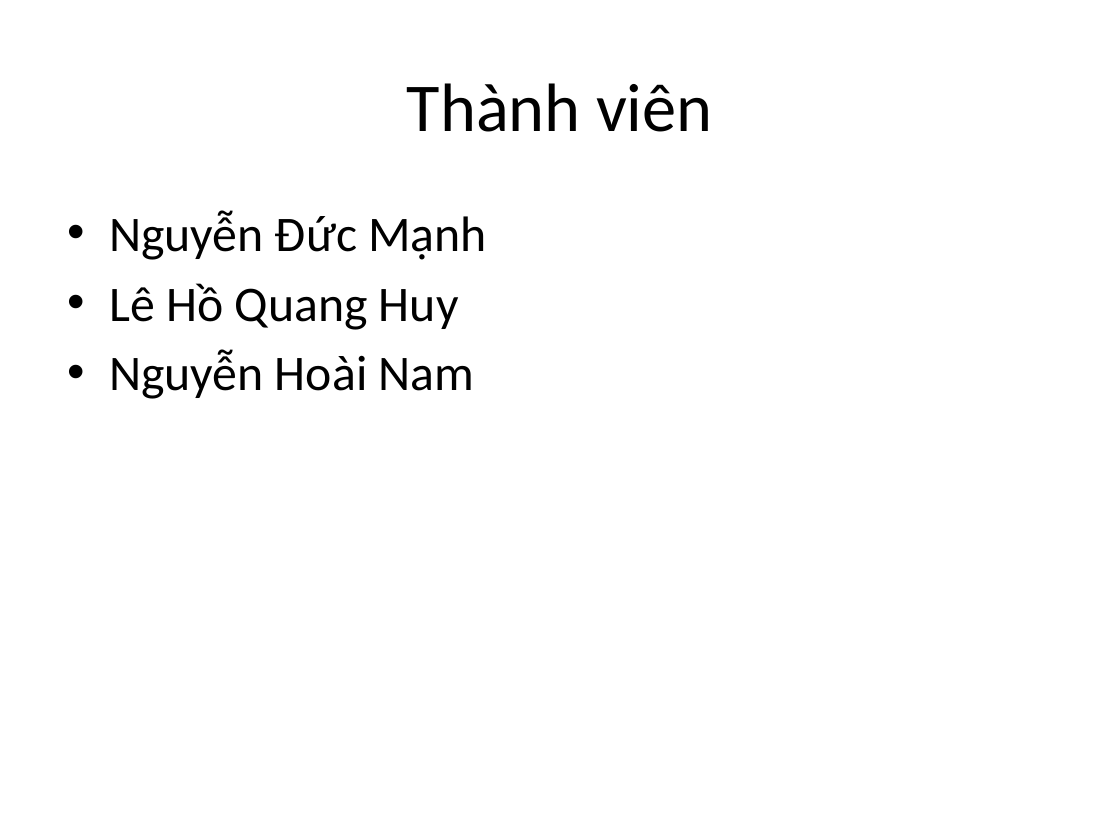
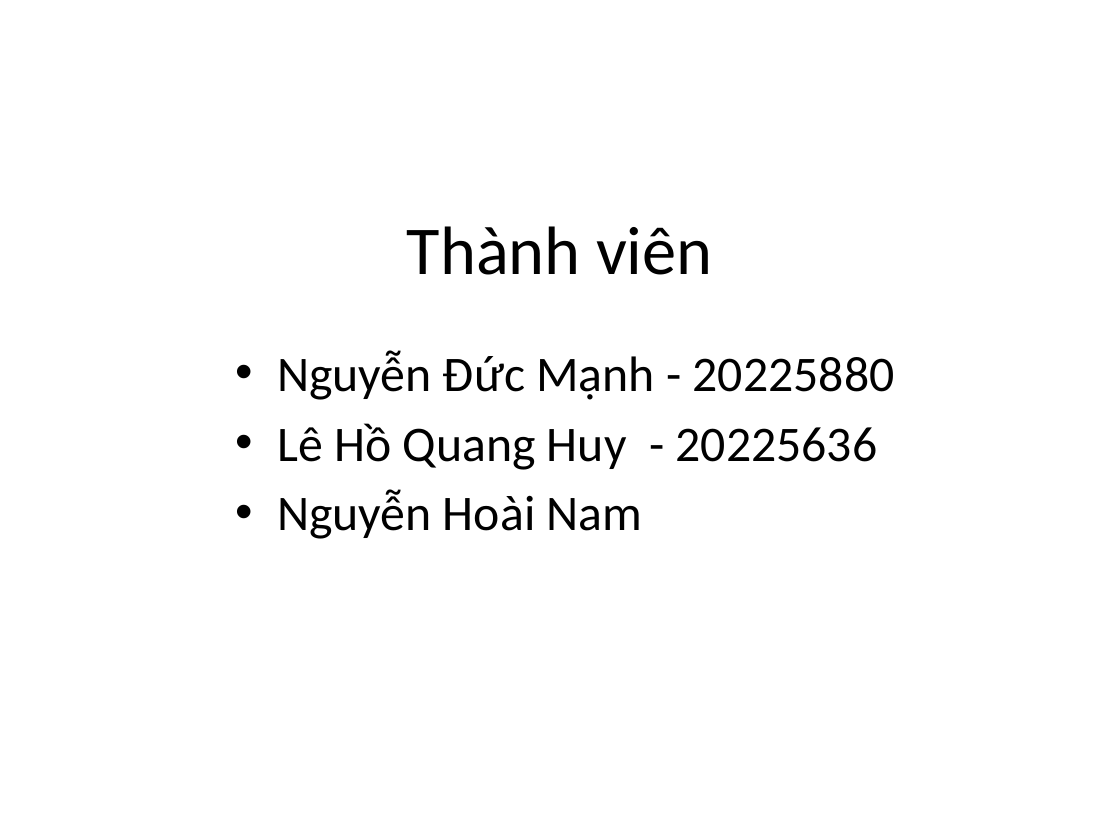
Before and after one commit to manhnd52/HustParkingLot, a slide deck: slide 2 of readme/slide.pptx. Drawn at 1120x840 pixels with LibreOffice and Linux fonts; fonts in the diff are those of the drawing. Boxes give left, top, right and bottom in pixels: in the first picture for what was removed or moved away, otherwise in the second. Text is boxed around its words. In the diff, an @@ line names an element or a change of style, - is before the commit and + after.

Commit message:
update slide

```diff
--- a/readme/slide.pptx
+++ b/readme/slide.pptx
@@ title "Thành viên": place and size @@
-title "Thành viên" at <box>407,83,712,132</box>
+title "Thành viên" at <box>407,226,712,275</box>
@@ text "Nguyễn Đức Mạnh - 20225880": place and size @@
-text "Nguyễn Đức Mạnh - 20225880" at <box>109,210,487,399</box>
+text "Nguyễn Đức Mạnh - 20225880" at <box>277,350,895,539</box>
@@ text at <box>277,350,895,470</box>: text changed @@
-• Nguyễn Đức Mạnh
-• Lê Hồ Quang Huy
+• Nguyễn Đức Mạnh - 20225880
+• Lê Hồ Quang Huy - 20225636
```
Also in this commit, not shown: 8 slides added, 2 other files.
